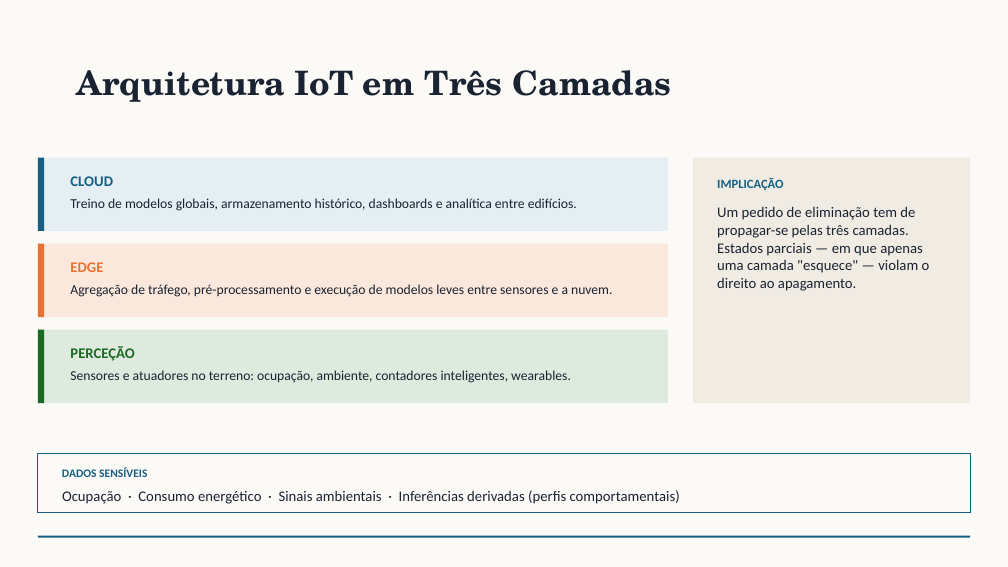
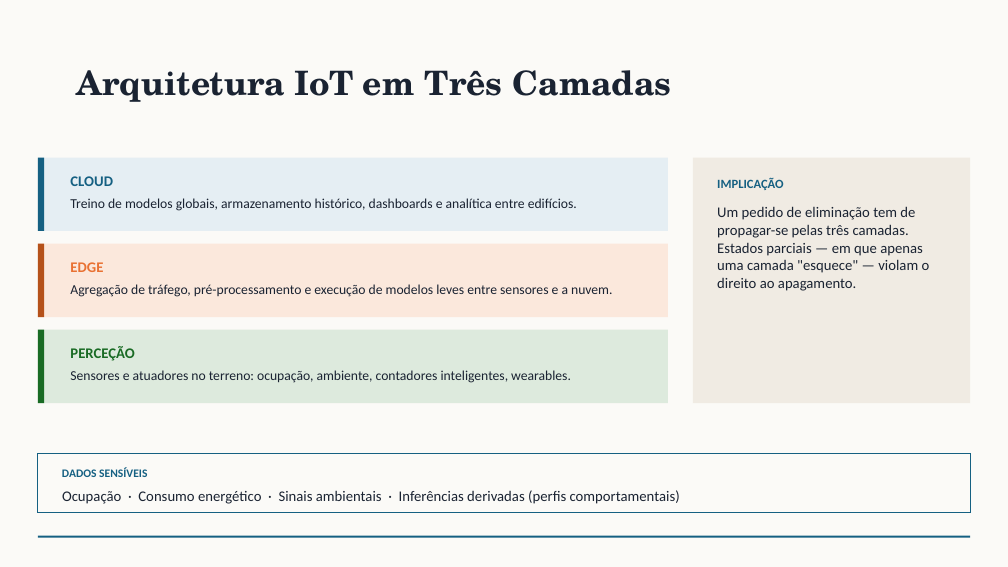
Before and after one commit to rafaeldpsilva/sa4cps-vault, a slide deck: slide 4 of Entregas PhD/machine-unlearning.pptx. Drawn at 1008x567 pixels with LibreOffice and Linux fonts; fonts in the diff are those of the drawing. Boxes give left, top, right and bottom in pixels: in the first picture for what was removed or moved away, otherwise in the second. Text is boxed around its words. In the diff, an @@ line names an element or a change of style, - is before the commit and + after.

```diff
--- a/Entregas PhD/machine-unlearning.pptx
+++ b/Entregas PhD/machine-unlearning.pptx
@@ rectangle at <box>38,243,44,317</box>: fill #E97132 to #B5511A @@
```
Also in this commit, not shown: 3 other slides changed, 4 slides added.
